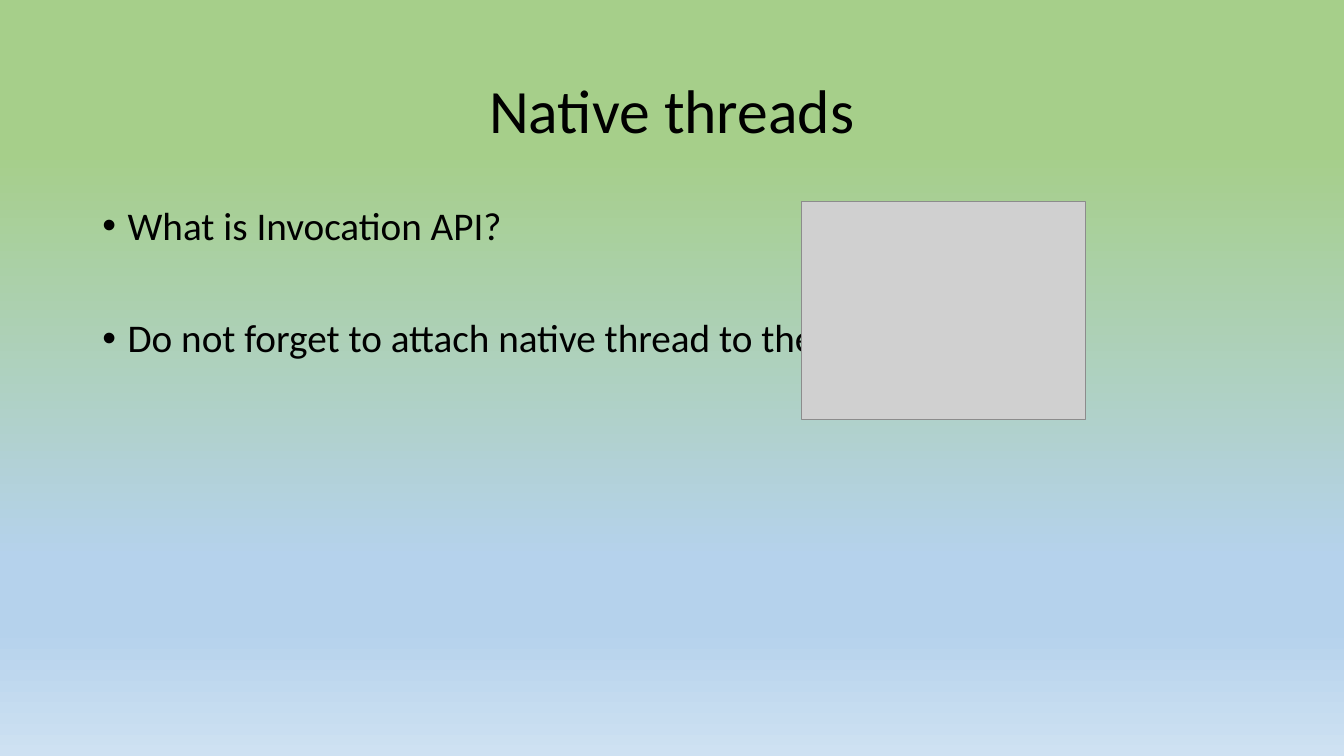
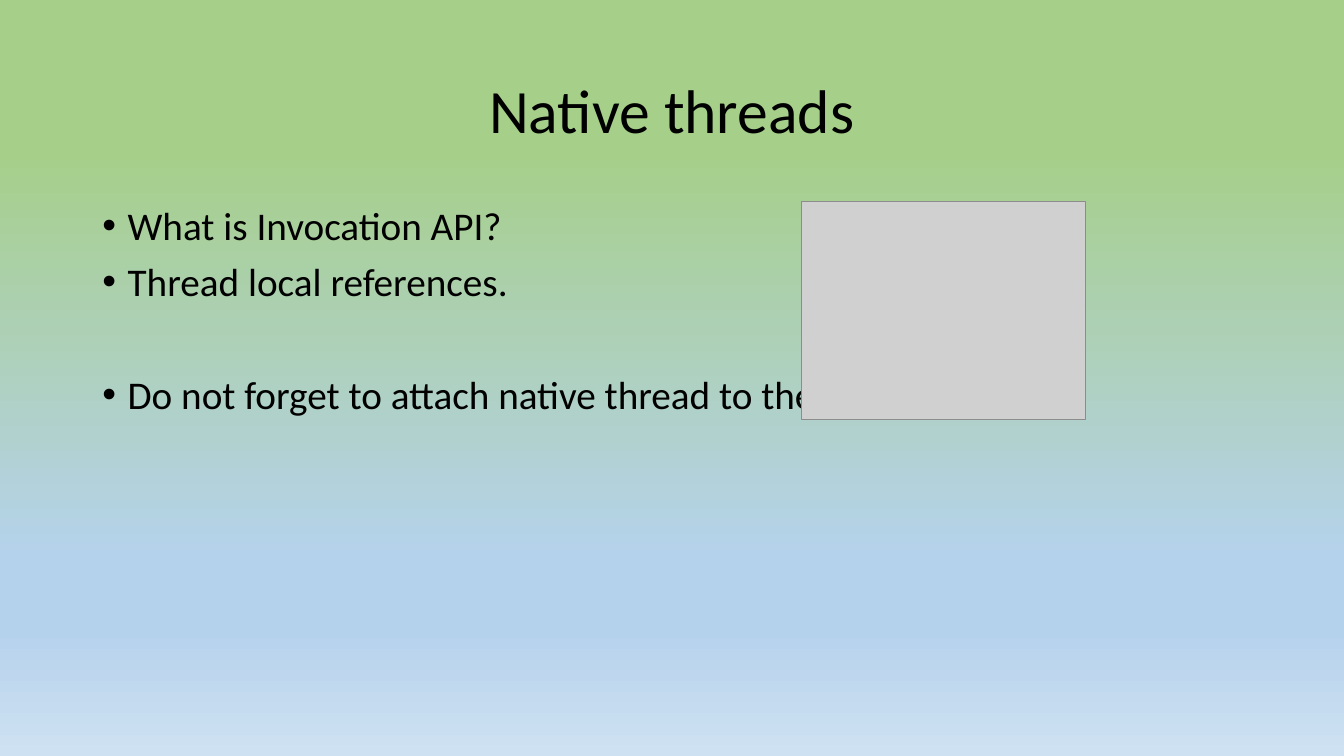
Before and after one commit to 9majka/NDK_presentation, a slide deck: slide 7 of NDK.pptx (slide 5 before the commit). Drawn at 1344x756 pixels with LibreOffice and Linux fonts; fonts in the diff are those of the drawing; grey boxes stand for pictures. Boxes give left, top, right and bottom in pixels: in the first picture for what was removed or moved away, otherwise in the second. Text is boxed around its words. In the diff, an @@ line names an element or a change of style, - is before the commit and + after.

```diff
--- a/NDK.pptx
+++ b/NDK.pptx
@@ text at [128, 268, 508, 297]: paragraph added @@
+• Thread local references.
```
Also in this commit, not shown: 5 other slides changed, 4 slides added, 9 other files.
